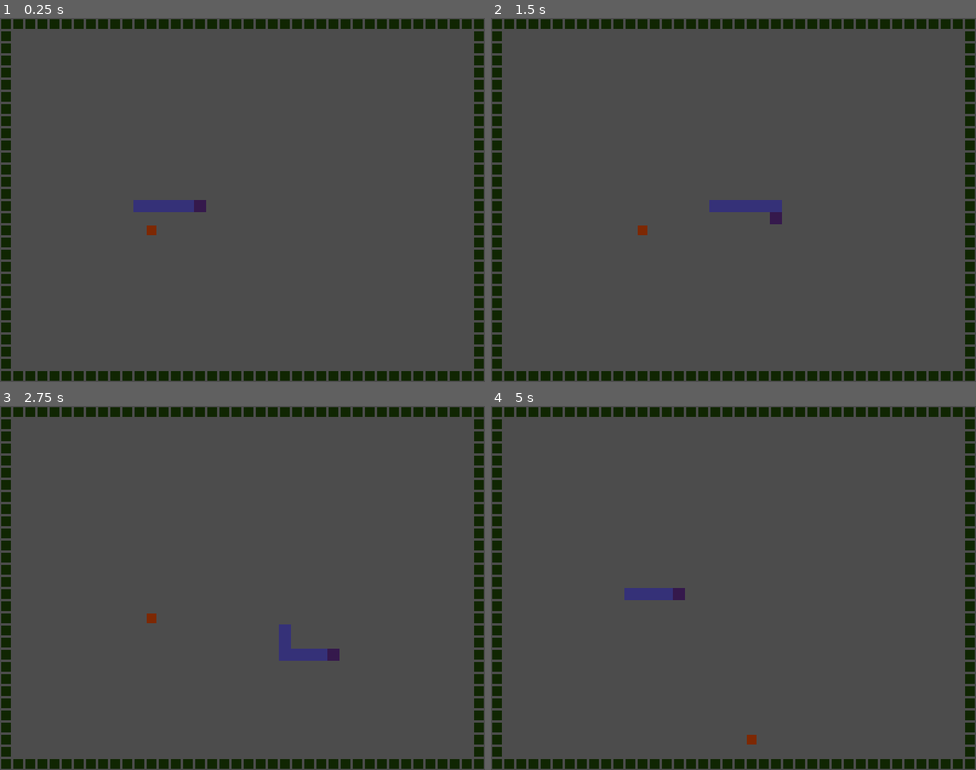
Above: before the commit, frames 1-4 (two rows, left to right).
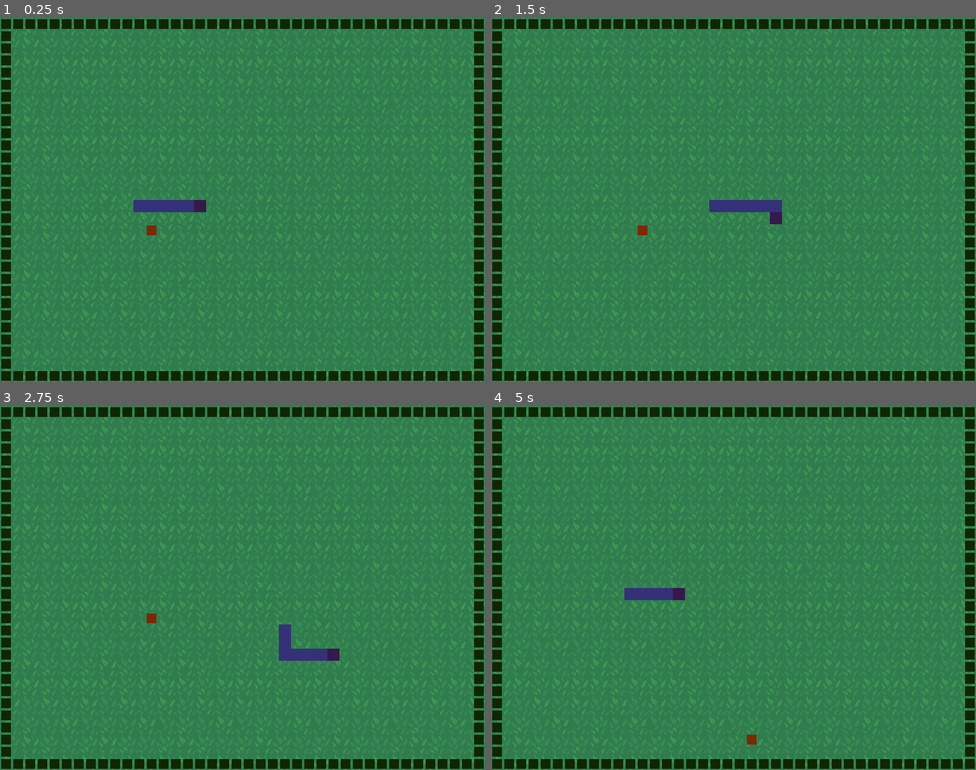
Above: after the commit, the same moments.

Repository: jwt74/snek
Game: Godot game, scene res://Game.tscn
The game is run twice, just before and just after one commit, with the same random seed, the same clock (stepped at 60 frames per second) and the same inputs.
Inputs:
- Up to frame 1 (0.25 s): no input
- Up to frame 2 (1.5 s): hold Right (ui_right) 0.53-1.28 s; hold Left (ui_left) from 1.28 s (still down)
- Up to frame 3 (2.75 s): release Left (ui_left) at 2.03 s; hold Right (ui_right) from 2.03 s (still down)
- Up to frame 4 (5 s): release Right (ui_right) at 3.53 s; hold Left (ui_left) from 3.53 s (still down)

The runs differ from the first frame. In frame 1, 92% of the frame differs, in the area x 0-100%, y 0-100%; in frame 2, 92%; in frame 3, 92%; in frame 4, 92%.

Commit message:
Added background and resizable window

Diff:
--- a/Game.tscn
+++ b/Game.tscn
@@ -1,6 +1,7 @@
-[gd_scene load_steps=2 format=2]
+[gd_scene load_steps=3 format=2]
 
 [ext_resource path="res://Game.gd" type="Script" id=1]
+[ext_resource path="res://Grass.png" type="Texture" id=2]
 
 [node name="Game" type="Node2D"]
 script = ExtResource( 1 )
@@ -12,4 +13,13 @@
 [node name="Timer" type="Timer" parent="."]
 wait_time = 0.155
 autostart = true
+
+[node name="Background" type="TextureRect" parent="."]
+margin_right = 400.0
+margin_bottom = 300.0
+texture = ExtResource( 2 )
+stretch_mode = 2
+__meta__ = {
+"_edit_use_anchors_": false
+}
 [connection signal="timeout" from="Timer" to="." method="_on_Timer_timeout"]
--- a/project.godot
+++ b/project.godot
@@ -28,7 +28,6 @@
 
 window/size/width=400
 window/size/height=300
-window/size/resizable=false
 window/size/test_width=800
 window/size/test_height=600
 window/stretch/mode="2d"
Binary file added: Grass.png
Not shown, added: Grass.png.import
